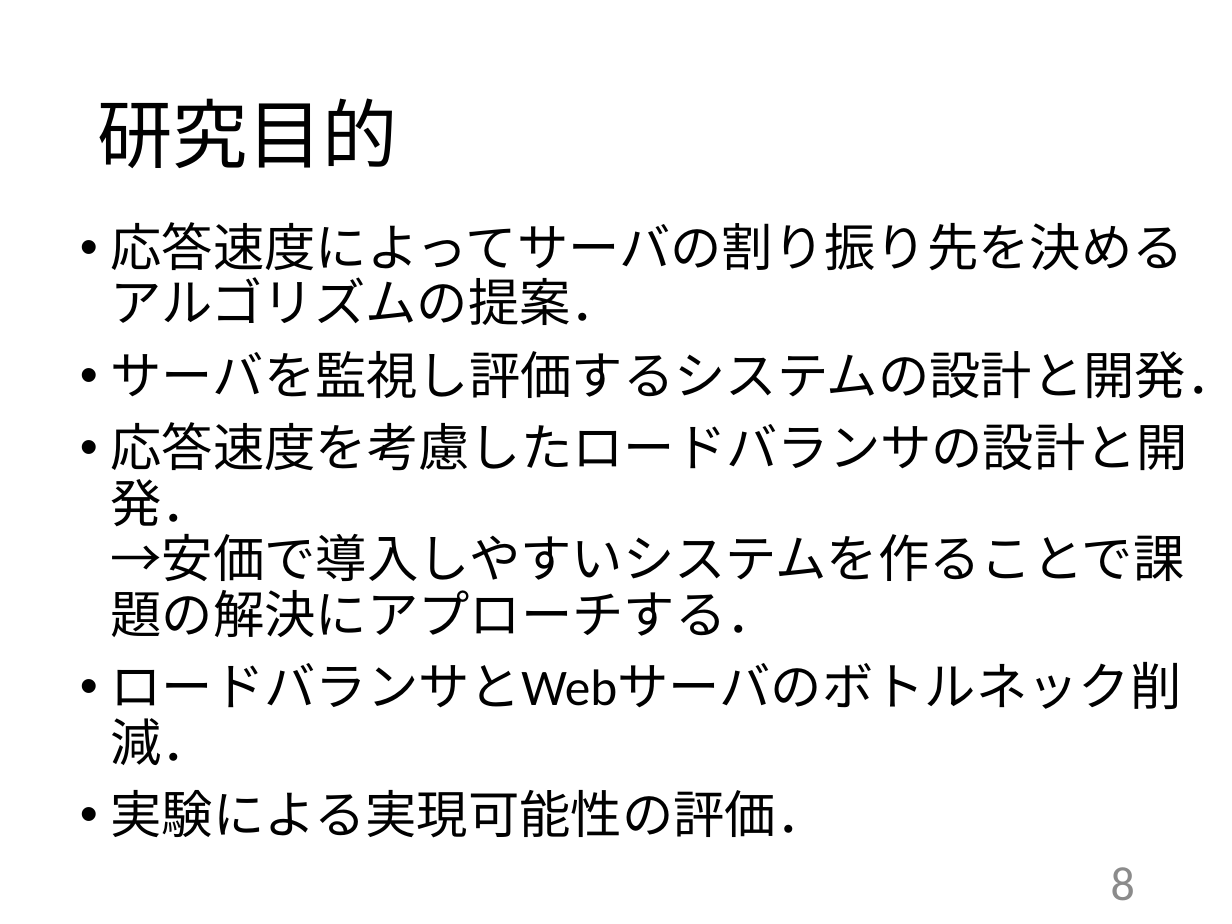
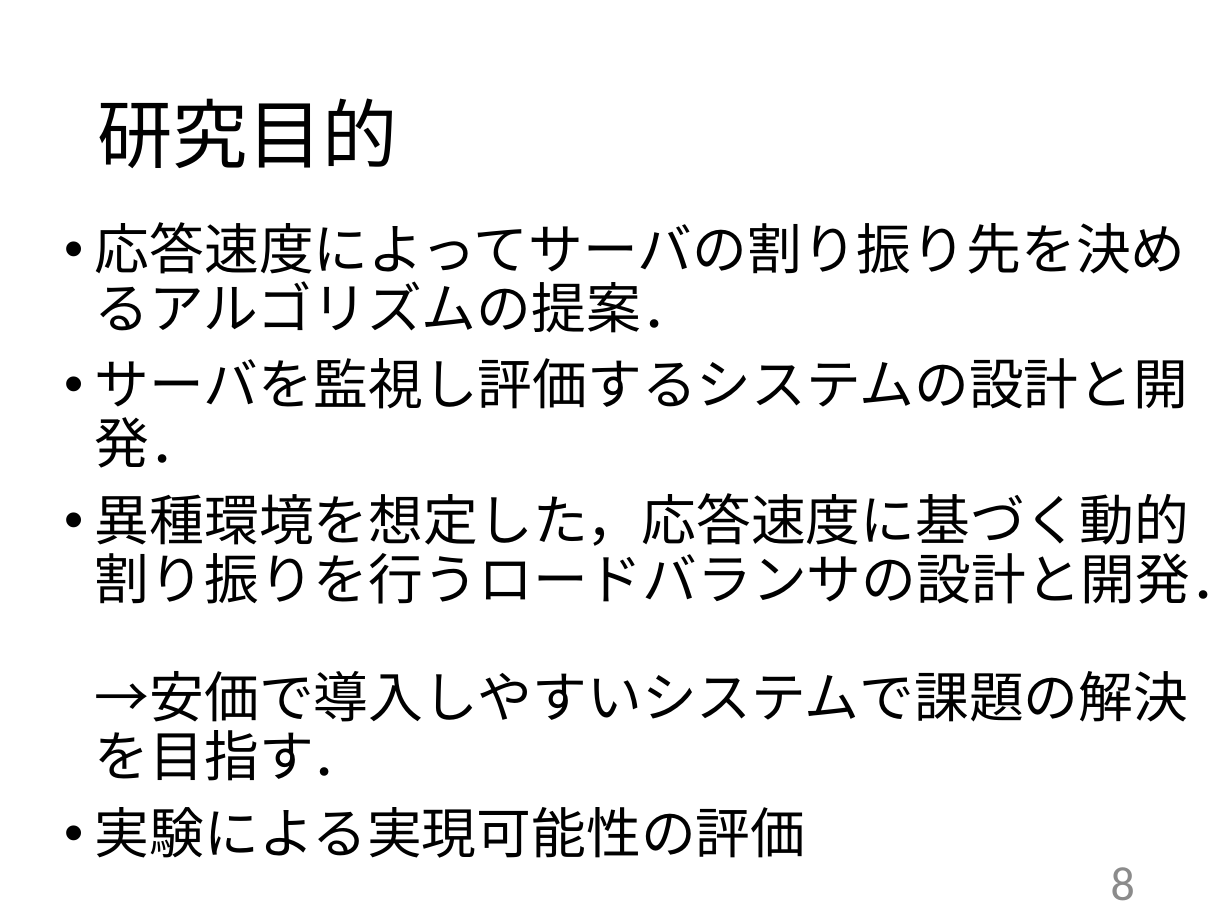
Before and after one commit to kait-takanolab/1821086_matsuo_thesis, a slide deck: slide 8 of 発表用/1821086_卒業研究発表会.pptx. Drawn at 1232x924 pixels with LibreOffice and Linux fonts; fonts in the diff are those of the drawing. Boxes give left, top, right and bottom in pixels: in the first picture for what was removed or moved away, otherwise in the second. Text is boxed around its words. In the diff, an @@ line names an element or a change of style, - is before the commit and + after.

```diff
--- a/発表用/1821086_卒業研究発表会.pptx
+++ b/発表用/1821086_卒業研究発表会.pptx
@@ text "応答速度によってサーバの割り振り先を決めるアルゴリズムの提案．": place and size @@
-text "応答速度によってサーバの割り振り先を決めるアルゴリズムの提案．" at (111, 222, 1232, 838)
+text "応答速度によってサーバの割り振り先を決めるアルゴリズムの提案．" at (95, 222, 1232, 858)
@@ text at (95, 222, 1186, 333): text changed; size 30 to 32 pt @@
-• 応答速度によってサーバの割り振り先を決める
-  アルゴリズムの提案．
+• 応答速度によってサーバの割り振り先を決めるアルゴリズムの提案．
@@ text at (95, 358, 1188, 468): size 30 to 32 pt in "サーバを監視し評価するシステムの設計と開発．" @@
@@ text at (95, 493, 1232, 858): text changed; size 30 to 32 pt @@
-• 応答速度を考慮したロードバランサの設計と開発．
-  →安価で導入しやすいシステムを作ることで課題の解決にアプローチする．
-• ロードバランサとWebサーバのボトルネック削減．
-• 実験による実現可能性の評価．
+• 異種環境を想定した，応答速度に基づく動的割り振りを行うロードバランサの設計と開発．
+  →安価で導入しやすいシステムで課題の解決を目指す．
+• 実験による実現可能性の評価
```
Also in this commit, not shown: 4 other slides changed, 3 other files.
